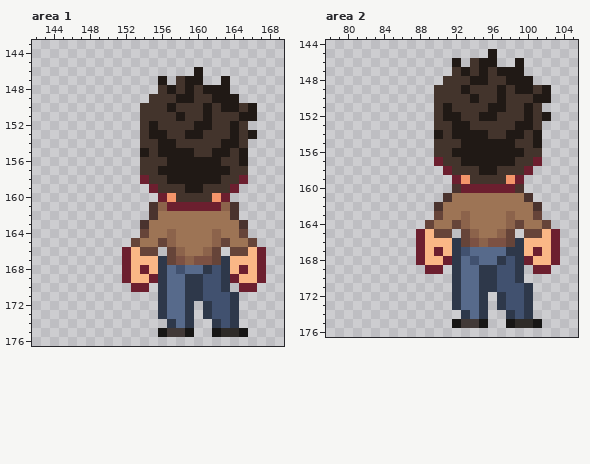
Edited in one commit: pixel-art file (Assets/Textures/Characters/fisherman_spritesheet.aseprite). That is the earlier state.
528x832 pixels, 1 frame. Colours within 5 levels of each other are drawn and written as one. Shown: area 1: x 142..169, y 143..176; area 2: x 78..105, y 144..176. The commit also changed other parts of the picture, which this record leaves out.
The same view after the edit:
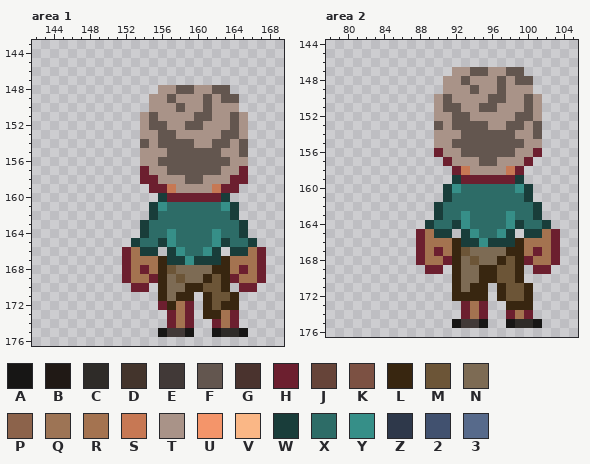
Palette (. is transparent): A #171615  B #201915  C #2e2b28  D #43342c  E #413937  F #63564f  G #4a332e  H #6c1f2f  J #664439  K #7c5143  L #382610  M #6c5537  N #7d6b54  P #8c634b  Q #9d7455  R #a47350  S #c77854  T #a99388  U #f4956a  V #fab786  W #193d3a  X #2d6c67  Y #368f88  Z #2e384a  2 #41516f  3 #576a8b
From old to new:
Changed rows in their new state; - is an unchanged pixel.
Area 1:
first column x 153:
146 -------.------
147 ---.-...--.---
148 ---TTFFTTFF---
149 --TTFTTTFTFF--
150 -.TTTFTTFTTT..
151 -TFTTTTFFTTFT.
152 -TFFTTFFTTTFT-
153 -TTFFTTTTTFFT.
154 -FTFFFFTTFFTF-
155 -TTTFFFFFFTTF-
156 -TTFFFFFFFFTT-
157 -HTTFFFFFFTTH-
158 --HTTTFFTTTH--
159 ---HSTTTTSH---
160 ---WHHHHHHW---
161 --WYXXXXXXYW--
162 --WXXXXXXXXW--
163 -WXXXXXXXXXXW-
164 -WXXYXXXXYXXW-
165 WXXWYXXXXYWXXW
166 RWW-WYXXYW-WWR
167 RRRLWWYWWWLRRR
168 R-RLMNNNNLLR-R
169 RR-LNMNNLML-RR
170 ---LNNLLMML---
171 ---LNLL.LMML--
172 ---HLRH-LMLL--
173 ---.HRH-LLRH--
174 ----HRH--HRH--
Area 2:
first column x 89:
145 -------.------
146 ---.-...--.---
147 ---TTFFTTFF---
148 --TTFTTTFTFF--
149 -.TTTFTTFTTT..
150 -TFTTTTFFTTFT.
151 -TFFTTFFTTTFT-
152 -TTFFTTTTTFFT.
153 -FTFFFFTTFFTF-
154 -TTTFFFFFFTTF-
155 -TTFFFFFFFFTT-
156 -HTTFFFFFFTTH-
157 -.HTTTFFTTTH.-
158 --.HSTTTTSH.--
159 ---WHHHHHHW---
160 --WYXXXXXXYW--
161 --WXXXXXXXXW--
162 -WXXXXXXXXXXW-
163 -WXXYXXXXYXXW-
164 WXXWYXXXXYWXXW
165 RWW-WYXXYW-WWR
166 RRRLWWYWWWLRRR
167 R-RLMNNNNLLR-R
168 RR-LNMNNLML-RR
169 ---LNNLLMML---
170 ---LNNLLMML---
171 ---LNLL.LMML--
172 ---LLLL-LMML--
173 ---.HRH-.LLL--
174 ----HRH--HRH--
